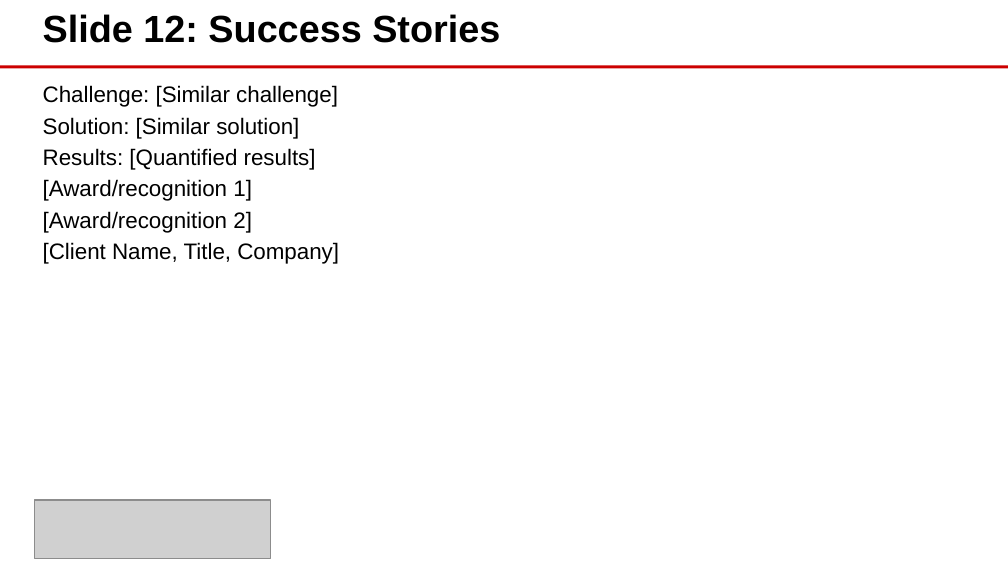
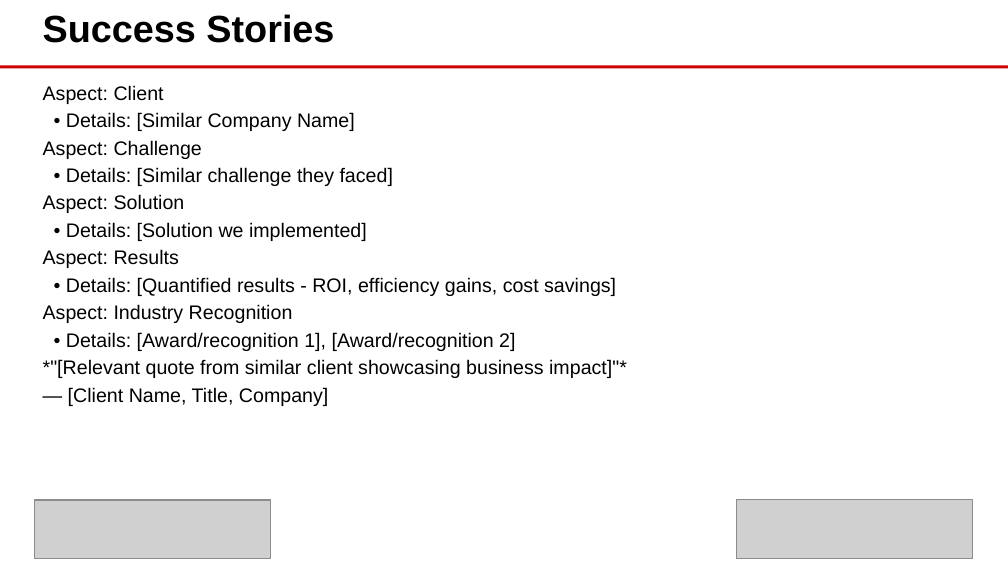
Before and after one commit to eoframework/solutions, a slide deck: slide 7 of solution-template/sample-provider/sample-category/sample-solution/presales/solution-briefing.pptx (slide 13 before the commit). Drawn at 1008x567 pixels with LibreOffice and Linux fonts; fonts in the diff are those of the drawing; grey boxes stand for pictures; background and template pictures are left out. Boxes give left, top, right and bottom in pixels: in the first picture for what was removed or moved away, otherwise in the second. Text is boxed around its words. In the diff, an @@ line names an element or a change of style, - is before the commit and + after.

```diff
--- a/solution-template/sample-provider/sample-category/sample-solution/presales/solution-briefing.pptx
+++ b/solution-template/sample-provider/sample-category/sample-solution/presales/solution-briefing.pptx
@@ text at bbox=[43, 14, 334, 43]: text changed @@
-Slide 12: Success Stories
+Success Stories
@@ text at bbox=[43, 85, 627, 406]: text changed; size 16 to 14 pt @@
-Challenge: [Similar challenge]
-Solution: [Similar solution]
-Results: [Quantified results]
-[Award/recognition 1]
-[Award/recognition 2]
-[Client Name, Title, Company]
+Aspect: Client
+• Details: [Similar Company Name]
+Aspect: Challenge
+• Details: [Similar challenge they faced]
+Aspect: Solution
+• Details: [Solution we implemented]
+Aspect: Results
+• Details: [Quantified results - ROI, efficiency gains, cost savings]
+Aspect: Industry Recognition
+• Details: [Award/recognition 1], [Award/recognition 2]
+*"[Relevant quote from similar client showcasing business impact]"*
+— [Client Name, Title, Company]
@@ picture added at bbox=[737, 500, 973, 558] @@
```
Also in this commit, not shown: 5 other slides changed, 1 slide added, 13 slides removed, 2 other files.
